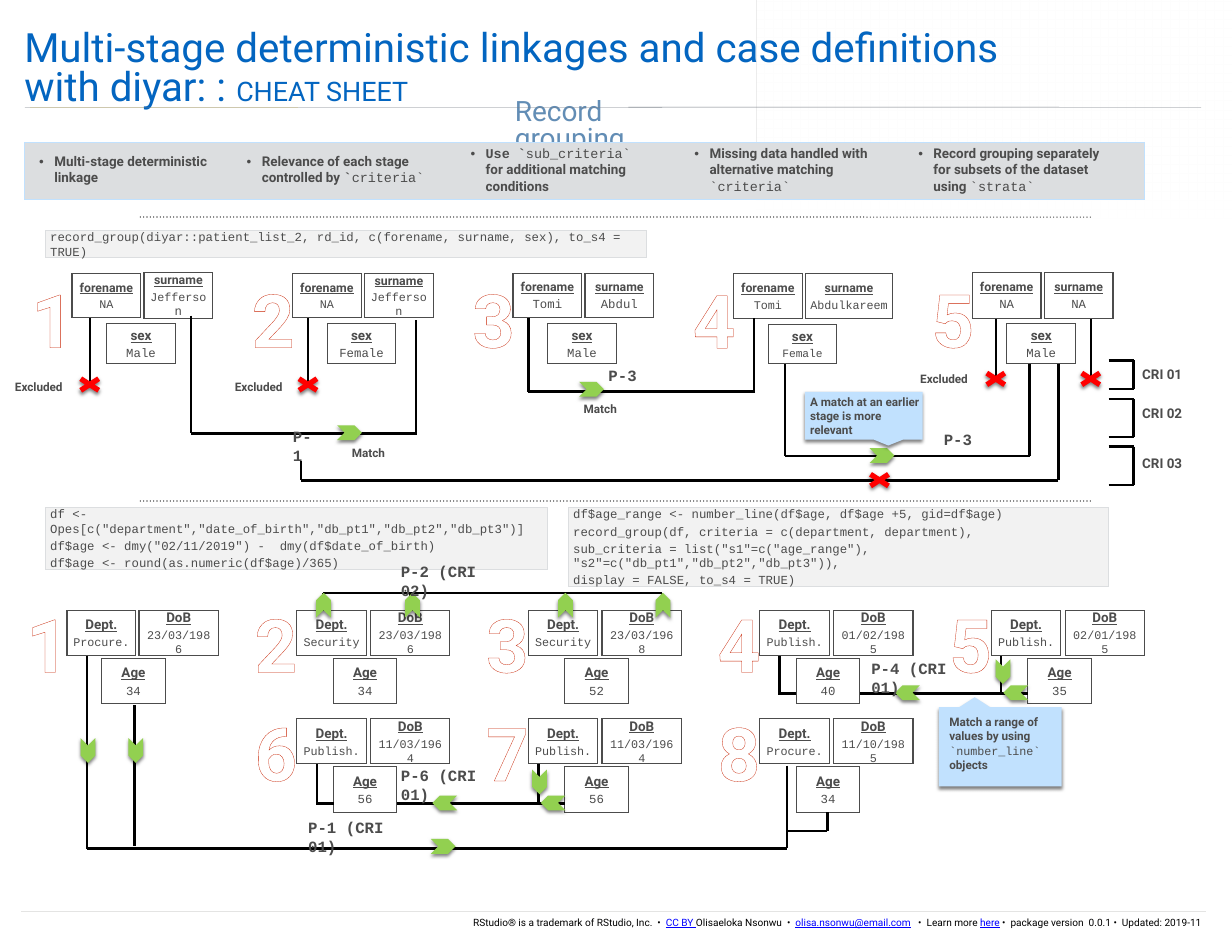
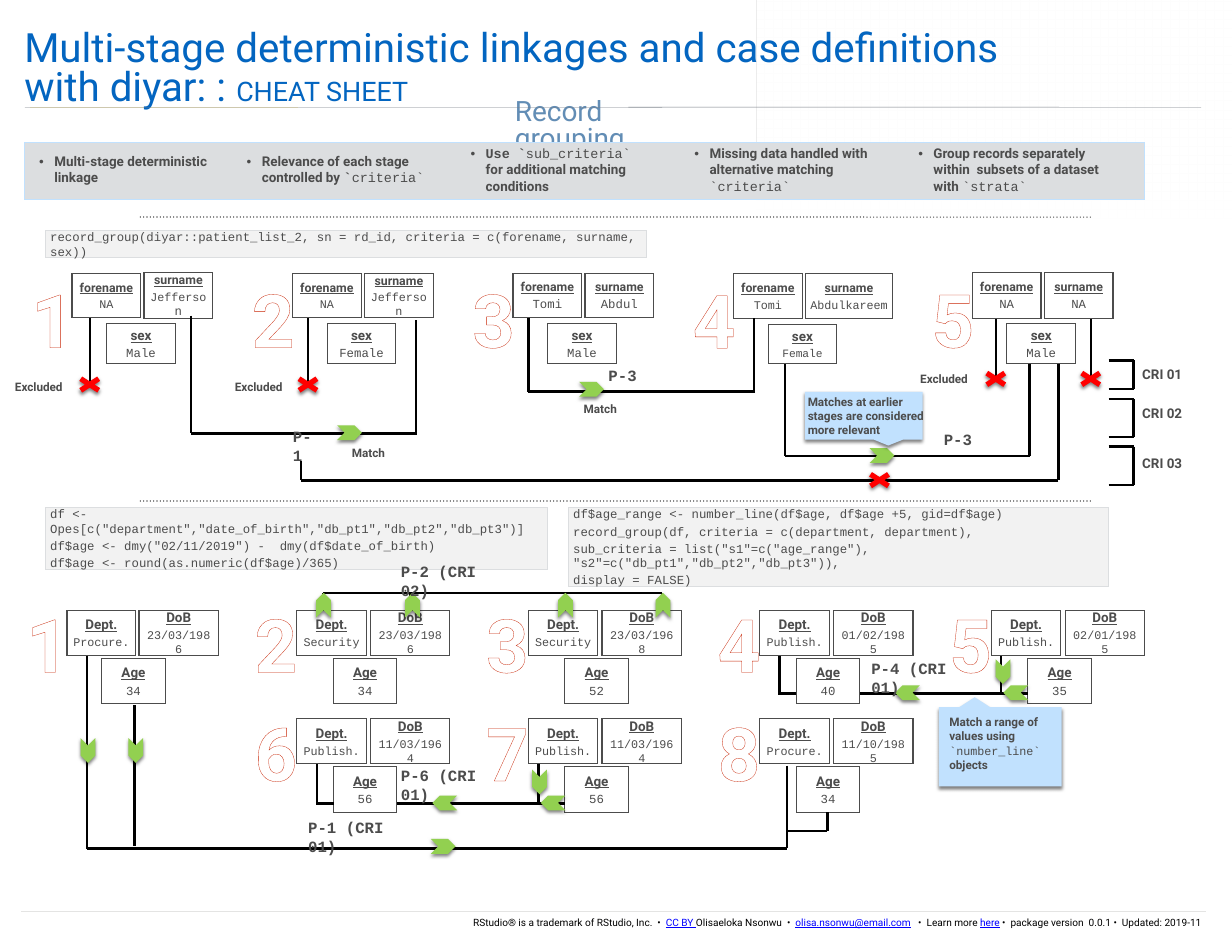
Before and after one commit to OlisaNsonwu/diyar, a slide deck: slide 2 of cheatsheet/diyar2.pptx. Drawn at 1232x952 pixels with LibreOffice and Linux fonts; fonts in the diff are those of the drawing; grey boxes stand for pictures. Boxes give left, top, right and bottom in pixels: in the first picture for what was removed or moved away, otherwise in the second. Text is boxed around its words. In the diff, an @@ line names an element or a change of style, - is before the commit and + after.

Commit message:
updated cheatsheet

```diff
--- a/cheatsheet/diyar2.pptx
+++ b/cheatsheet/diyar2.pptx
@@ text at <box>933,148,1099,191</box>: text changed @@
-• Record grouping separately for subsets of the dataset using `strata`
+• Group records separately within subsets of a dataset with `strata`
@@ text in rectangle at <box>50,232,635,259</box>: text changed @@
-record_group(diyar::patient_list_2, rd_id, c(forename, surname, sex), to_s4 = TRUE)
+record_group(diyar::patient_list_2, sn = rd_id, criteria = c(forename, surname, sex))
@@ text at <box>808,397,924,434</box>: text changed @@
-A match at an earlier stage is more relevant
+Matches at earlier stages are considered more relevant
@@ text in rectangle at <box>573,576,691,587</box>: text changed @@
-display = FALSE, to_s4 = TRUE)
+display = FALSE)
@@ text at <box>949,717,1040,772</box>: text changed @@
-Match a range of values by using `number_line` objects
+Match a range of values using `number_line` objects
```
Also in this commit, not shown: 1 other slide changed, 2 other files.
